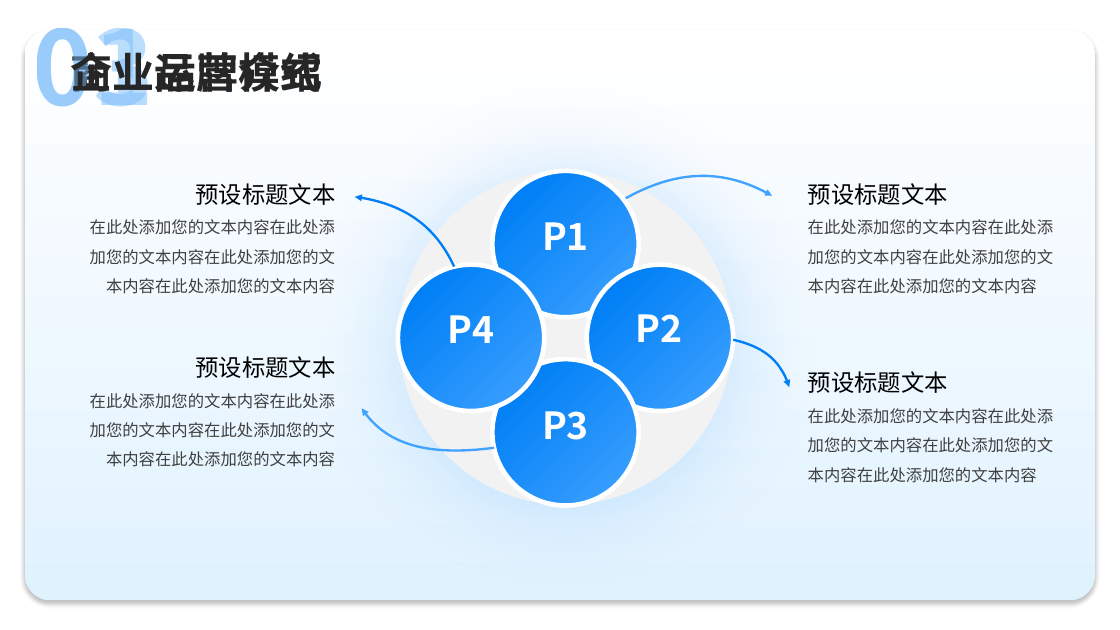
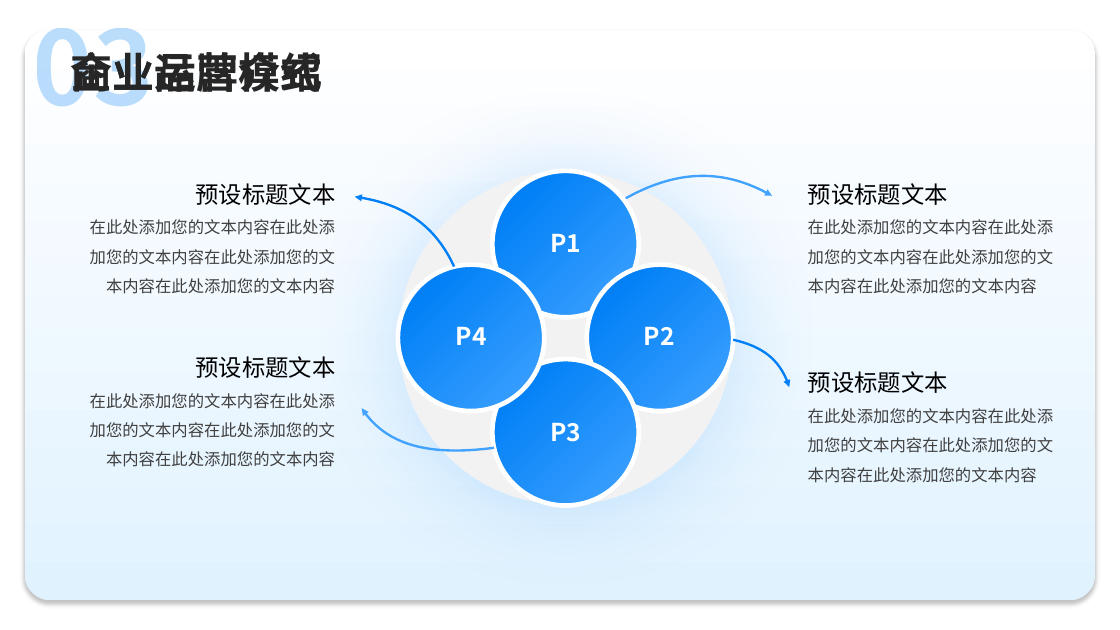
Before and after one commit to Anionex/PPTAgent, a slide deck: slide 14 of pptagent/templates/brand/source.pptx. Drawn at 1120x630 pixels with LibreOffice and Linux fonts; fonts in the diff are those of the drawing; background and template pictures are left out. Boxes give left, top, right and bottom in pixels: in the first picture for what was removed or moved away, otherwise in the second. Text is boxed around its words. In the diff, an @@ line names an element or a change of style, - is before the commit and + after.

```diff
--- a/pptagent/templates/brand/source.pptx
+++ b/pptagent/templates/brand/source.pptx
@@ text removed at (33,28,154,107) @@
-03
@@ text removed at (33,28,154,107) @@
-01
@@ text added at (33,28,154,106), 88 pt, text none, bold @@
+03
@@ size 32 to 21 pt in 4 elements at (550,233,581,252), (644,326,675,345), (456,326,487,345), (550,422,581,442) @@
```
Also in this commit, not shown: 19 other slides changed, 46 other files.
